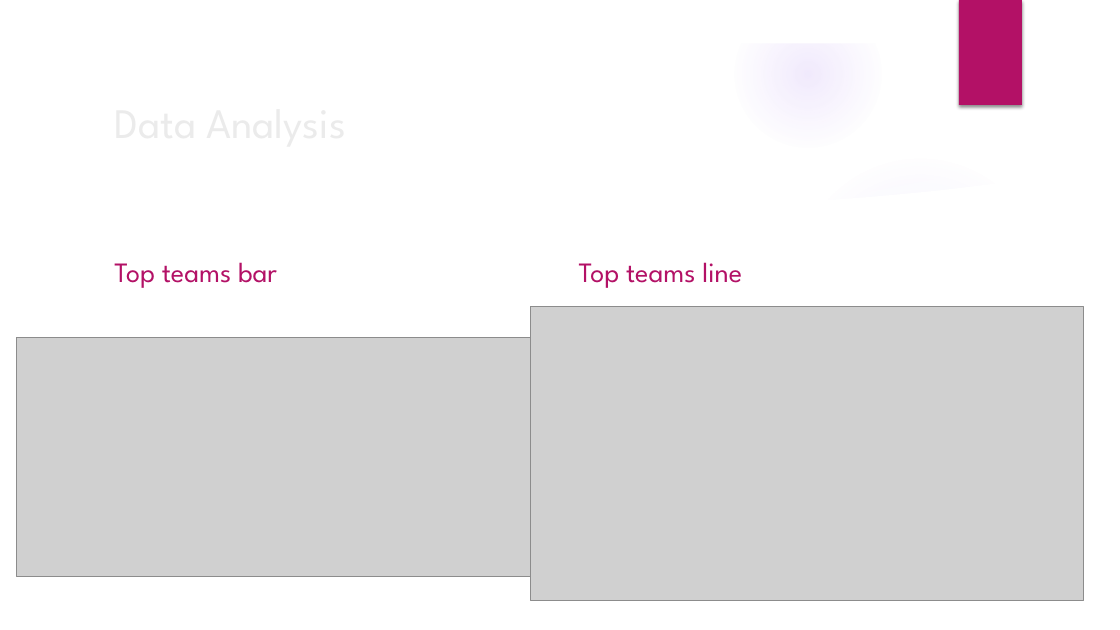
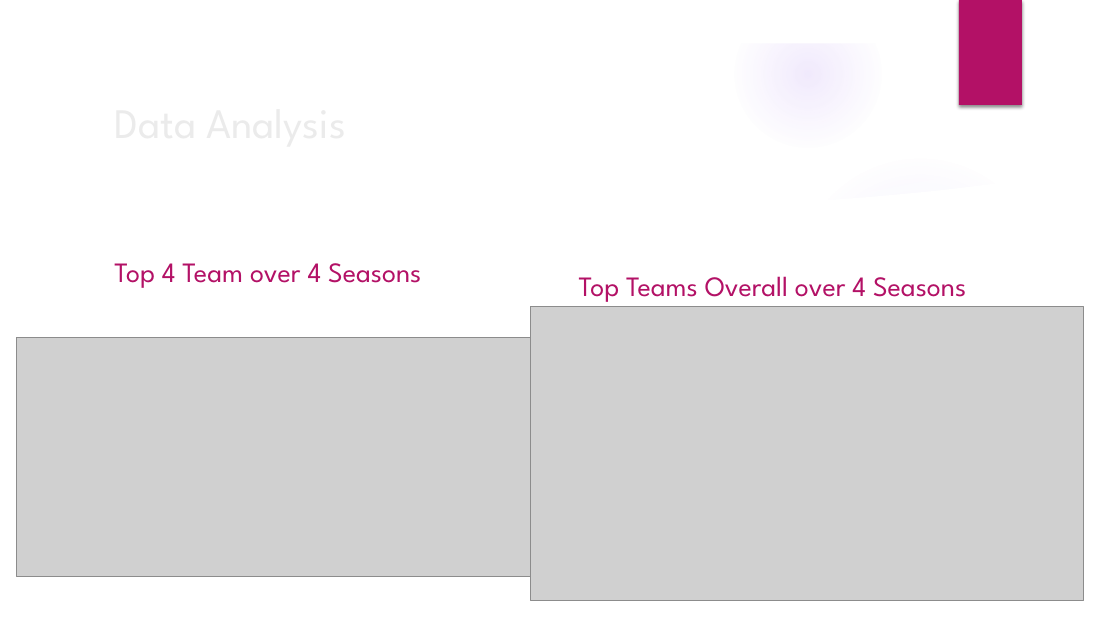
Before and after one commit to ethomps33/Premier_League_Sports_Analysis, a slide deck: slide 10 of Presentation/Project 1 Presentation.pptx. Drawn at 1120x630 pixels with LibreOffice and Linux fonts; fonts in the diff are those of the drawing; grey boxes stand for pictures; background and template pictures are left out. Boxes give left, top, right and bottom in pixels: in the first picture for what was removed or moved away, otherwise in the second. Text is boxed around its words. In the diff, an @@ line names an element or a change of style, - is before the commit and + after.

```diff
--- a/Presentation/Project 1 Presentation.pptx
+++ b/Presentation/Project 1 Presentation.pptx
@@ text at <box>114,263,421,288</box>: text changed @@
-Top teams bar
+Top 4 Team over 4 Seasons
@@ text at <box>579,276,966,302</box>: text changed @@
-Top teams line
+Top Teams Overall over 4 Seasons
```
Also in this commit, not shown: 13 other slides changed, 8 slides added, 12 other files.
